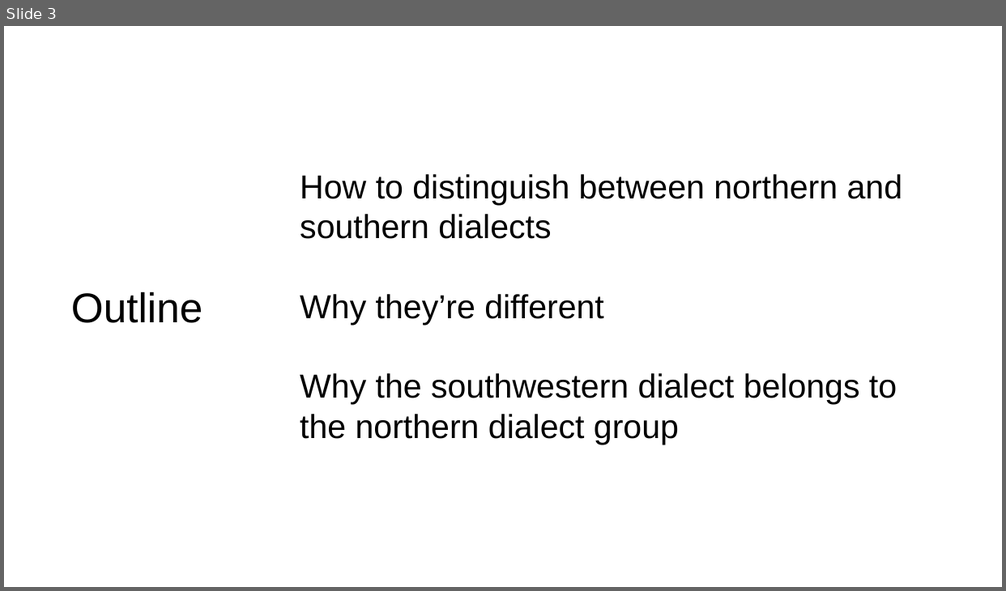
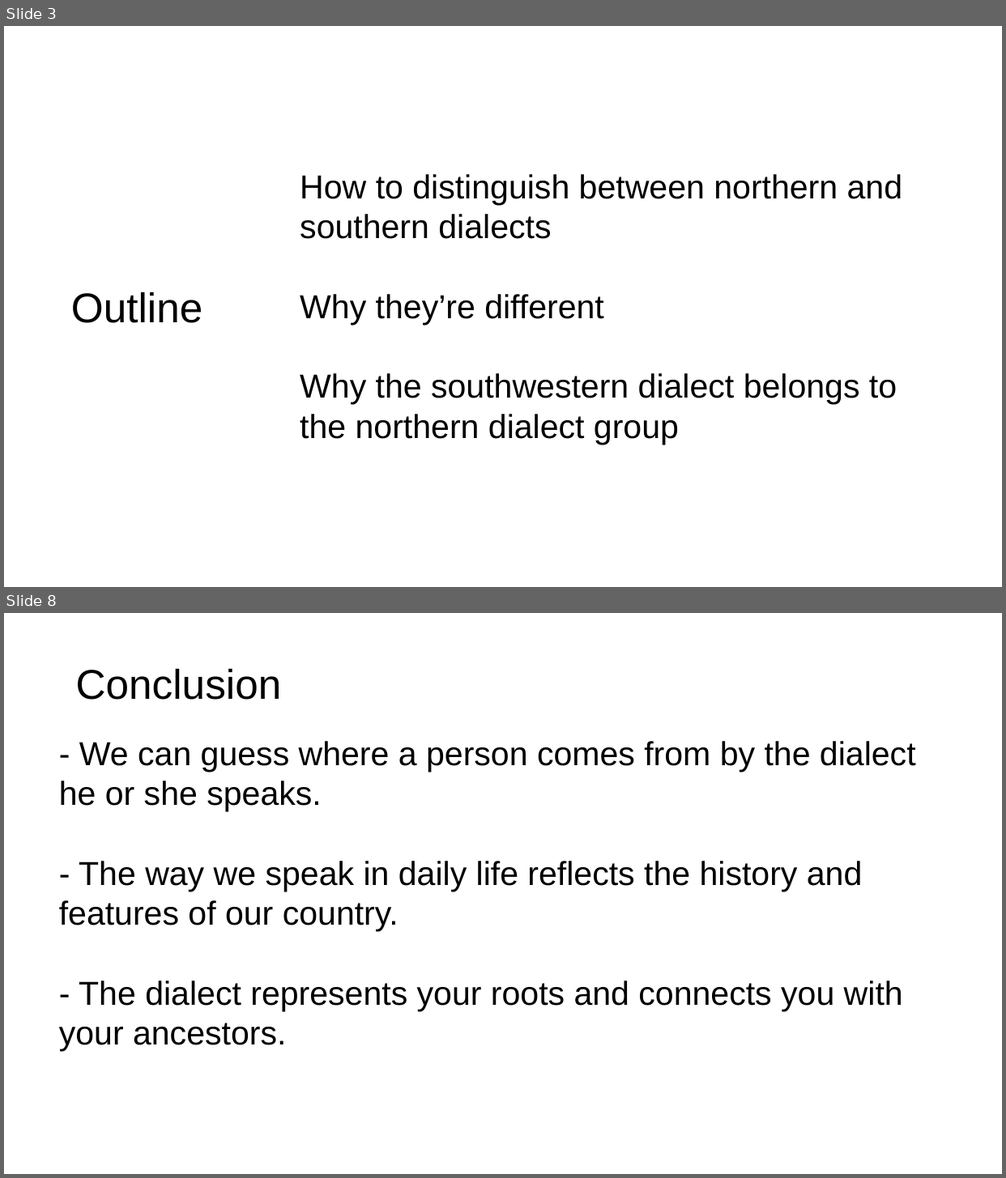
Before and after one commit to poembelief4/note, a slide deck: 南科大/SE2/presentation.pptx. Shown one above the other, each under a label of ours: slide 3 before the commit, slides 3 and 8 after it; the slides between them are not shown. The pictures are 1006x591 and 1006x1178 pixels, drawn with LibreOffice and Linux fonts; fonts in the diff are those of the drawing. Boxes give left, top, right and bottom in pixels: in the first picture for what was removed or moved away, otherwise in the second. Text is boxed around its words. In the diff, an @@ line names an element or a change of style, - is before the commit and + after.

```diff
--- a/南科大/SE2/presentation.pptx
+++ b/南科大/SE2/presentation.pptx
@@ slide 8 added at (4, 613, 1002, 1174), background #FFFFFF @@
@@ text added at (76, 668, 282, 700), 40 pt, text #000000 @@
+Conclusion
@@ text added at (59, 741, 916, 1051), 32 pt, text #000000 @@
+- We can guess where a person comes from by the dialect he or she speaks.
+- The way we speak in daily life reflects the history and features of our country.
+- The dialect represents your roots and connects you with your ancestors.
```
Also in this commit, not shown: 3 slides changed, 4 other slides added, 2 other files.
